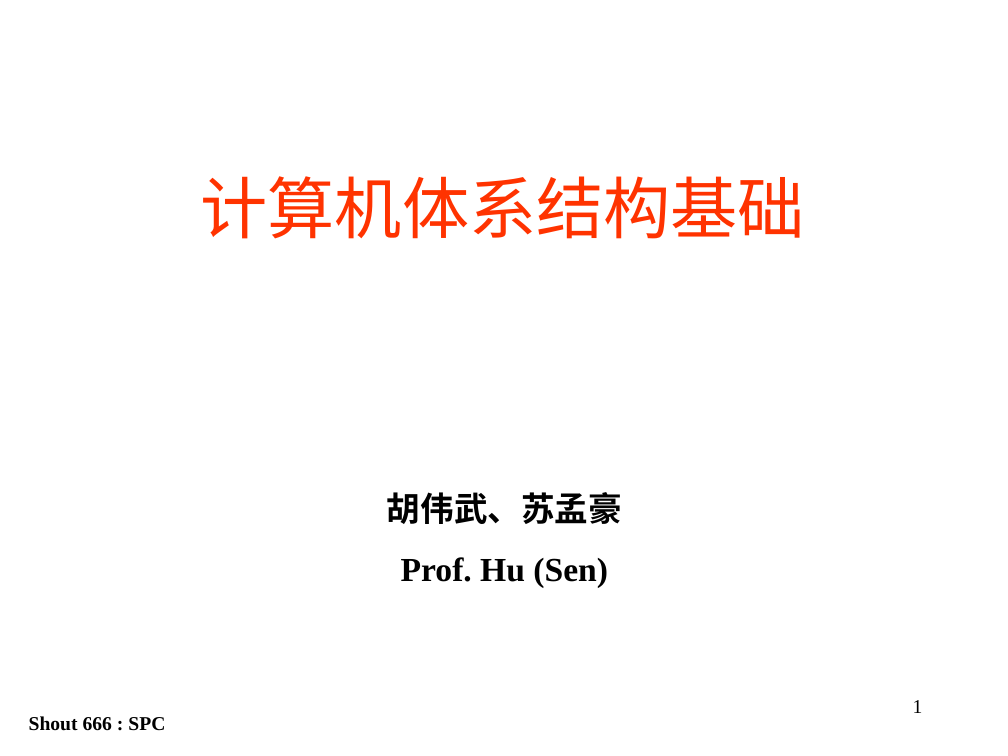
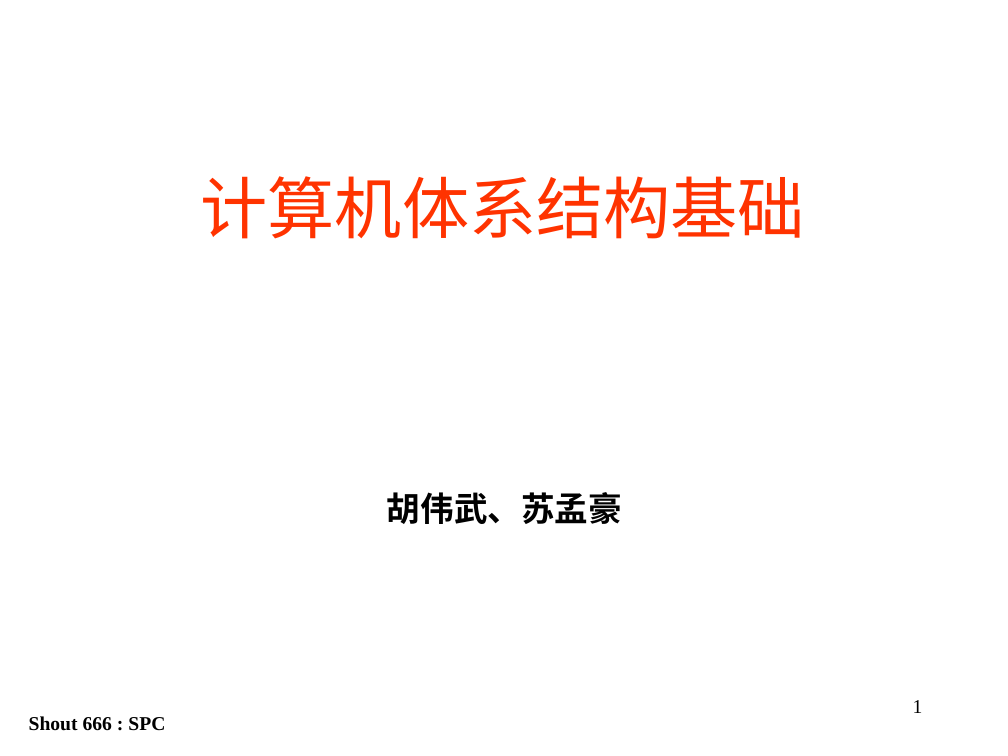
Before and after one commit to hitwh-nscscc/simple-5stage-pipeline-MIPS-imple, a slide deck: slide 1 of chapter09_指令流水线.ppt. Drawn at 1008x756 pixels with LibreOffice and Linux fonts; fonts in the diff are those of the drawing. Boxes give left, top, right and bottom in pixels: in the first picture for what was removed or moved away, otherwise in the second. Text is boxed around its words. In the diff, an @@ line names an element or a change of style, - is before the commit and + after.

Commit message:
完成第九小结讲义的撰写

```diff
--- a/chapter09_指令流水线.ppt
+++ b/chapter09_指令流水线.ppt
@@ subtitle at [401,557,608,588]: paragraph removed @@
-Prof. Hu (Sen)
```
